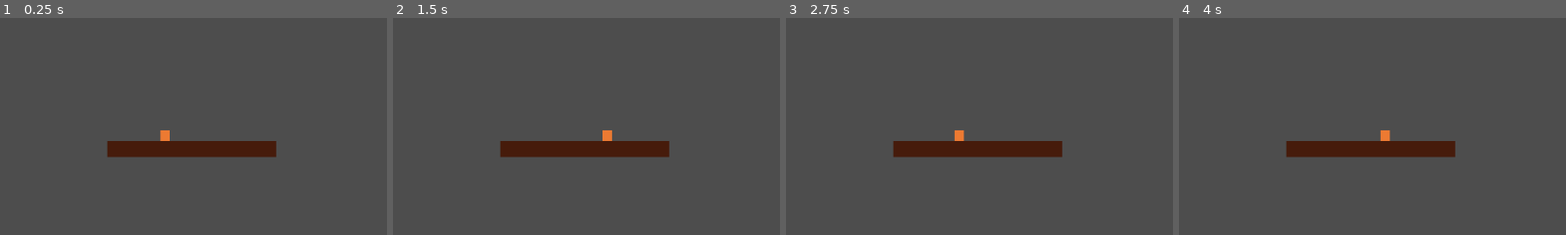
Above: before the commit, frames 1-4 (left to right).
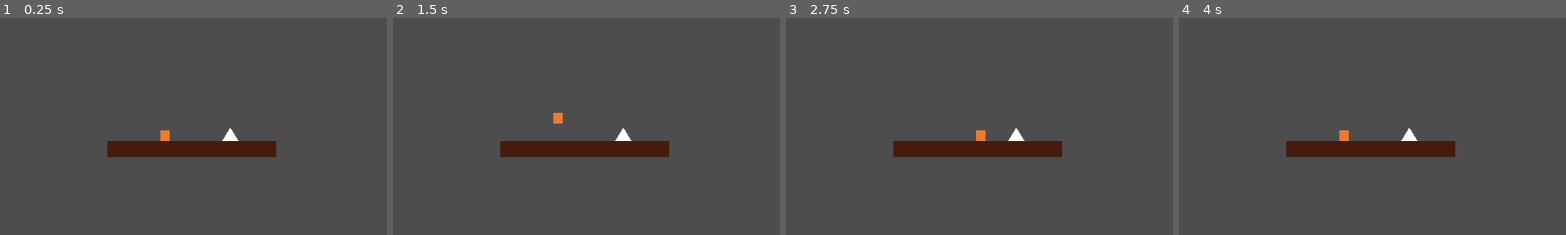
Above: after the commit, the same moments.

Repository: CertifiedWaterStealer/group_repository
Game: Godot game, scene res://scene/platform.tscn
Two runs of this game, one before a commit and one after it. Both use one fixed random seed, a clock stepped at 60 frames per second and the inputs below.
Inputs:
- Up to frame 1 (0.25 s): no input
- Up to frame 2 (1.5 s): tap Enter at 0.5 s
- Up to frame 3 (2.75 s): no input
- Up to frame 4 (4 s): tap Space at 3.5 s
The pictures show only the part of the screen within x 23-72%, y 22-72%; the shares and areas given below are measured in that part.

The runs differ from the first frame. In frame 1, 0.1% of the frame differs, in the area x 57-62%, y 50-57%; in frame 2, 0.4%; in frame 3, 0.4%, in the area x 43-62%, y 50-57%; in frame 4, 0.4%.

Commit message:
Added interactive spike

Diff:
--- a/group-game/scene/enemy.tscn
+++ b/group-game/scene/enemy.tscn
@@ -9,9 +9,6 @@
 [sub_resource type="CapsuleShape2D" id="CapsuleShape2D_snucy"]
 radius = 8.0
 height = 18.0
-
-[sub_resource type="CircleShape2D" id="CircleShape2D_snucy"]
-radius = 8.0
 
 [node name="CharacterBody2D" type="CharacterBody2D" unique_id=283718451]
 script = ExtResource("1_snucy")
@@ -37,9 +34,4 @@
 position = Vector2(6, 5)
 target_position = Vector2(31, 6)
 
-[node name="Area2D2" type="Area2D" parent="." unique_id=751457732]
-position = Vector2(-17, 3)
-
-[node name="CollisionShape2D" type="CollisionShape2D" parent="Area2D2" unique_id=2141997783]
-position = Vector2(17, -3)
-shape = SubResource("CircleShape2D_snucy")
+[connection signal="area_entered" from="Area2D" to="." method="_on_area_2d_area_entered"]
--- a/group-game/scene/platform.tscn
+++ b/group-game/scene/platform.tscn
@@ -1,6 +1,7 @@
 [gd_scene format=3 uid="uid://ddhv67eeqhvlr"]
 
 [ext_resource type="PackedScene" uid="uid://gvk3wcjjeuf4" path="res://scene/enemy.tscn" id="1_s0ih4"]
+[ext_resource type="PackedScene" uid="uid://bbgodaptakl7" path="res://scene/spike.tscn" id="2_wfaay"]
 
 [sub_resource type="RectangleShape2D" id="RectangleShape2D_5ajho"]
 size = Vector2(251, 24)
@@ -24,3 +25,6 @@
 
 [node name="CharacterBody2D" parent="." unique_id=283718451 instance=ExtResource("1_s0ih4")]
 position = Vector2(505, 292)
+
+[node name="Node2D" parent="." unique_id=694500549 instance=ExtResource("2_wfaay")]
+position = Vector2(602, 319)
--- /dev/null
+++ b/group-game/scene/spike.tscn
@@ -0,0 +1,16 @@
+[gd_scene format=3 uid="uid://bbgodaptakl7"]
+
+[ext_resource type="Script" uid="uid://bfnrqk6mb2yo6" path="res://scipts/spike.gd" id="1_xanym"]
+
+[node name="Area2D" type="Area2D" unique_id=1858255446 groups=["damager"]]
+script = ExtResource("1_xanym")
+
+[node name="Polygon2D" type="Polygon2D" parent="." unique_id=1947091709]
+position = Vector2(51, -10)
+polygon = PackedVector2Array(-63, 17, -51, -3, -39, 17)
+uv = PackedVector2Array(-141.6, 56.4, -54.399994, -68.399994, 32, 52.4)
+
+[node name="CollisionPolygon2D" type="CollisionPolygon2D" parent="." unique_id=2003328966]
+polygon = PackedVector2Array(0, -13, 12, 7, -12, 7)
+
+[connection signal="body_entered" from="." to="." method="_damage"]
--- /dev/null
+++ b/group-game/scipts/spike.gd
@@ -0,0 +1,16 @@
+extends Node2D
+
+
+# Called when the node enters the scene tree for the first time.
+func _ready() -> void:
+	pass # Replace with function body.
+
+
+# Called every frame. 'delta' is the elapsed time since the previous frame.
+func _process(delta: float) -> void:
+	pass
+
+
+func _damage(body: Node2D) -> void:
+	if body is CharacterBody2D:
+		get_tree().call_deferred("reload_current_scene")
--- a/group-game/spike.tscn
+++ /dev/null
@@ -1,12 +0,0 @@
-[gd_scene format=3 uid="uid://bbgodaptakl7"]
-
-[node name="Node2D" type="Node2D" unique_id=694500549]
-
-[node name="Polygon2D" type="Polygon2D" parent="." unique_id=1947091709]
-polygon = PackedVector2Array(-128, 49.999992, -51.200012, -73.2, 30.399994, 49.999992)
-uv = PackedVector2Array(-141.6, 56.4, -54.399994, -68.399994, 32, 52.4)
-
-[node name="StaticBody2D" type="StaticBody2D" parent="." unique_id=1919979331]
-
-[node name="CollisionPolygon2D" type="CollisionPolygon2D" parent="StaticBody2D" unique_id=2003328966]
-polygon = PackedVector2Array(-51, -75, 31, 51, -128, 51)
Not shown, added: group-game/scipts/spike.gd.uid
